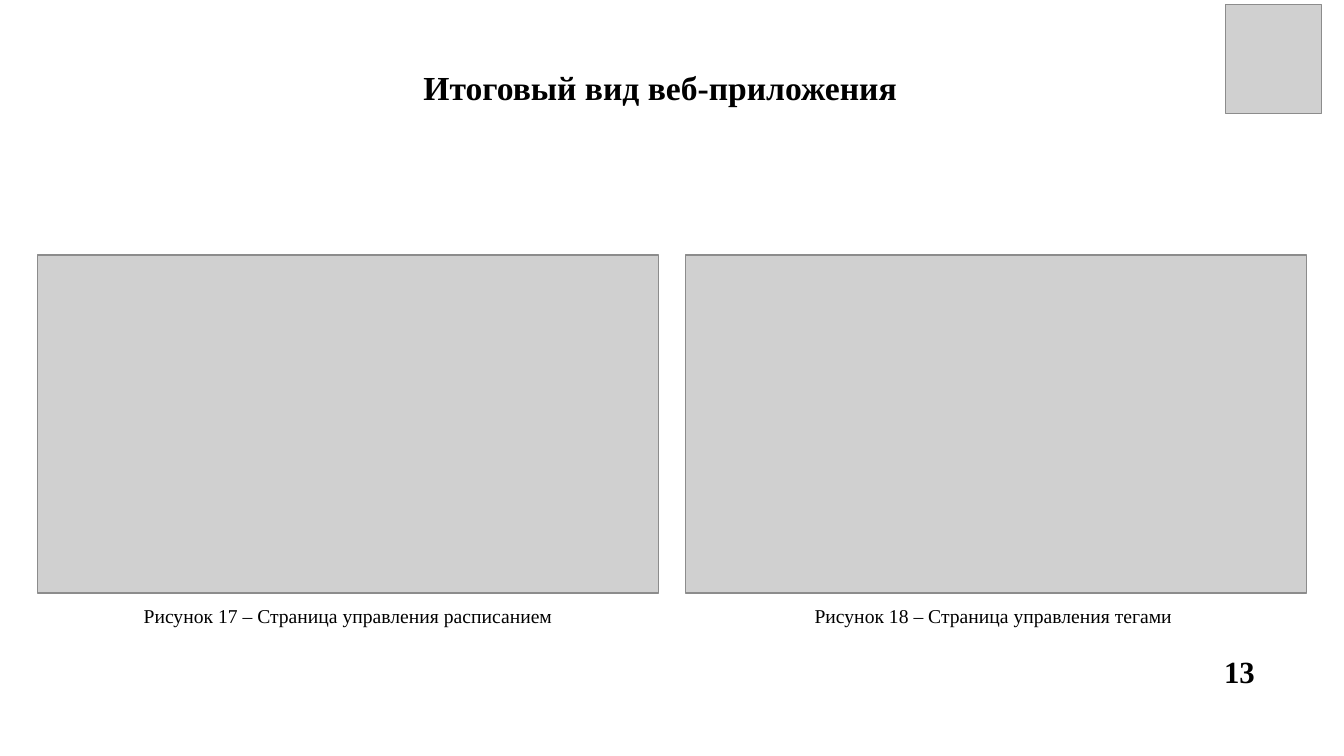
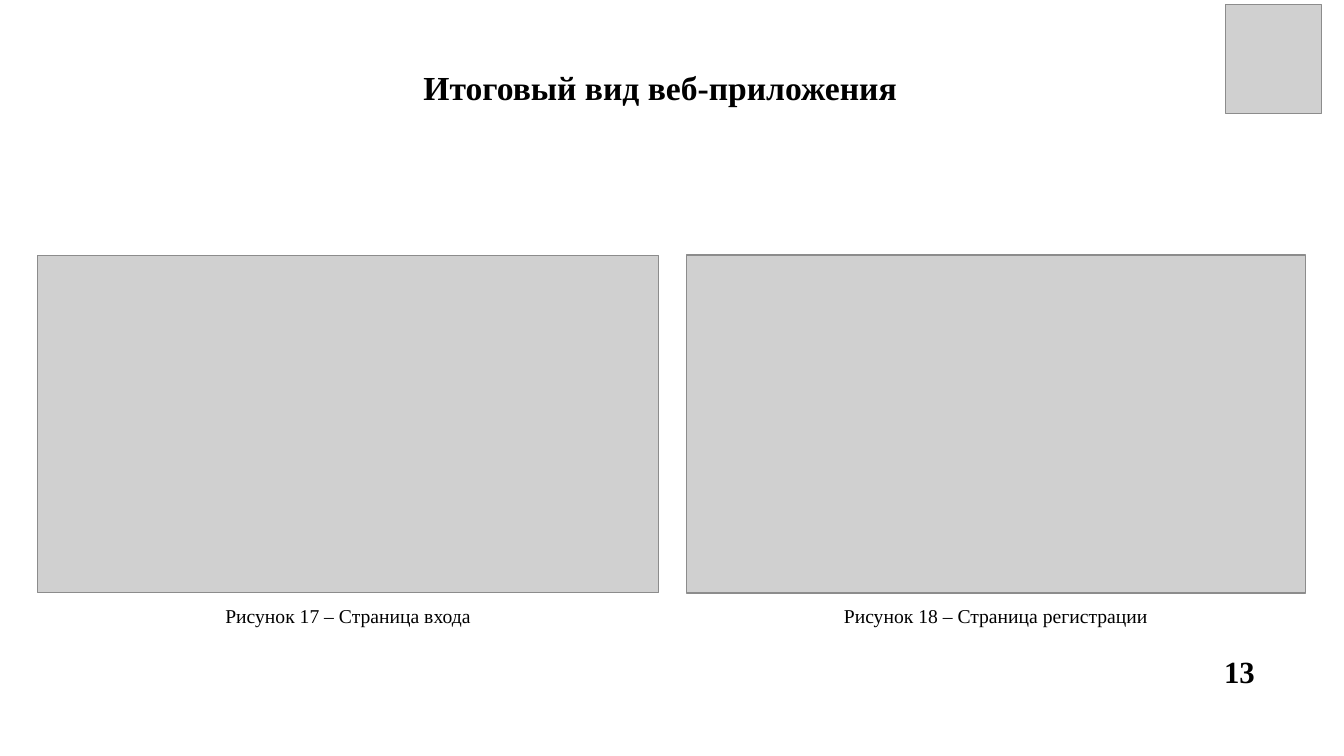
Before and after one commit to l4nzel0d/weekly-schedule-app, a slide deck: slide 13 of report/Васильев_презентация.pptx. Drawn at 1344x756 pixels with LibreOffice and Linux fonts; fonts in the diff are those of the drawing; grey boxes stand for pictures. Boxes give left, top, right and bottom in pixels: in the first picture for what was removed or moved away, otherwise in the second. Text is boxed around its words. In the diff, an @@ line names an element or a change of style, - is before the commit and + after.

```diff
--- a/report/Васильев_презентация.pptx
+++ b/report/Васильев_презентация.pptx
@@ text at (225, 610, 470, 628): text changed @@
-Рисунок 17 – Страница управления расписанием
+Рисунок 17 – Страница входа
@@ text at (844, 610, 1148, 628): text changed @@
-Рисунок 18 – Страница управления тегами
+Рисунок 18 – Страница регистрации
```
Also in this commit, not shown: 4 other slides changed, 2 slides added, 8 other files.
